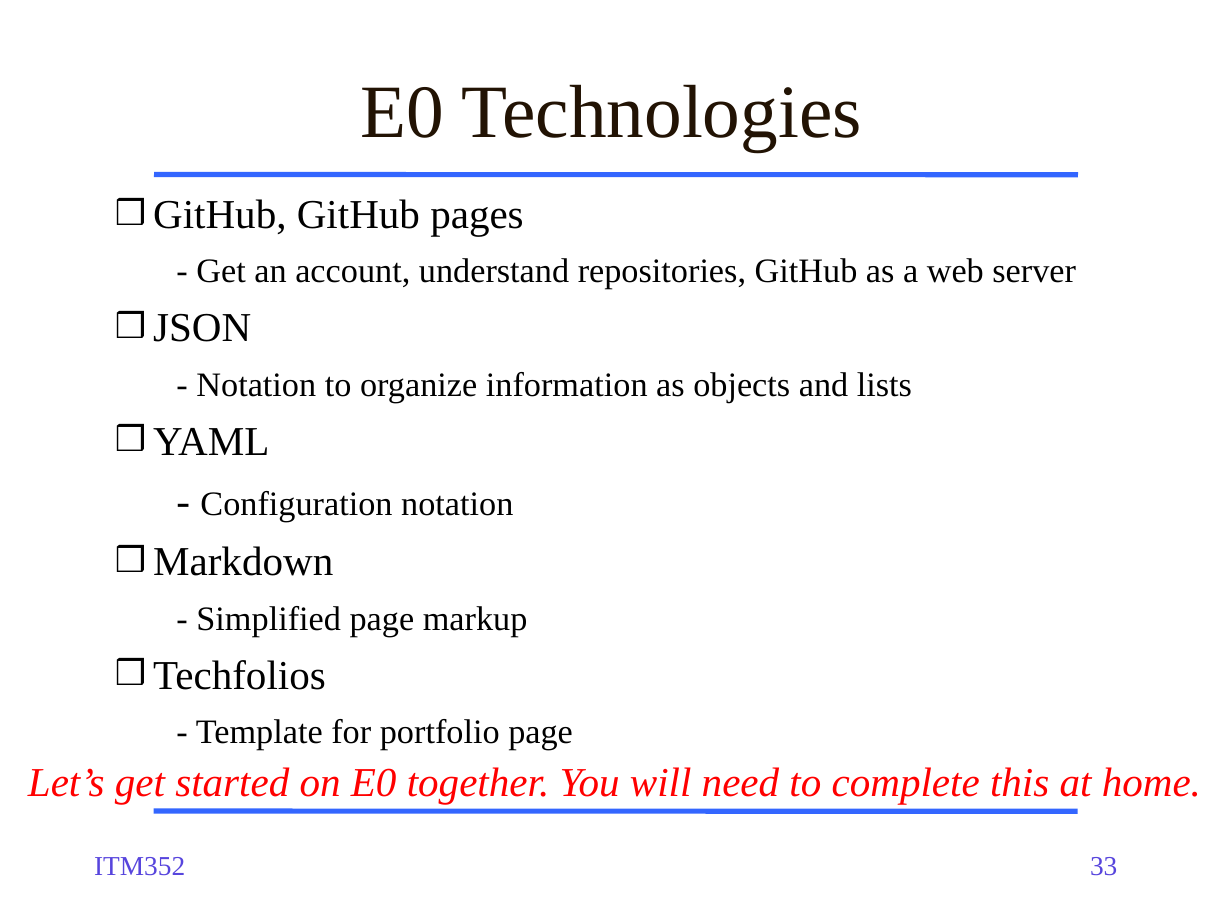
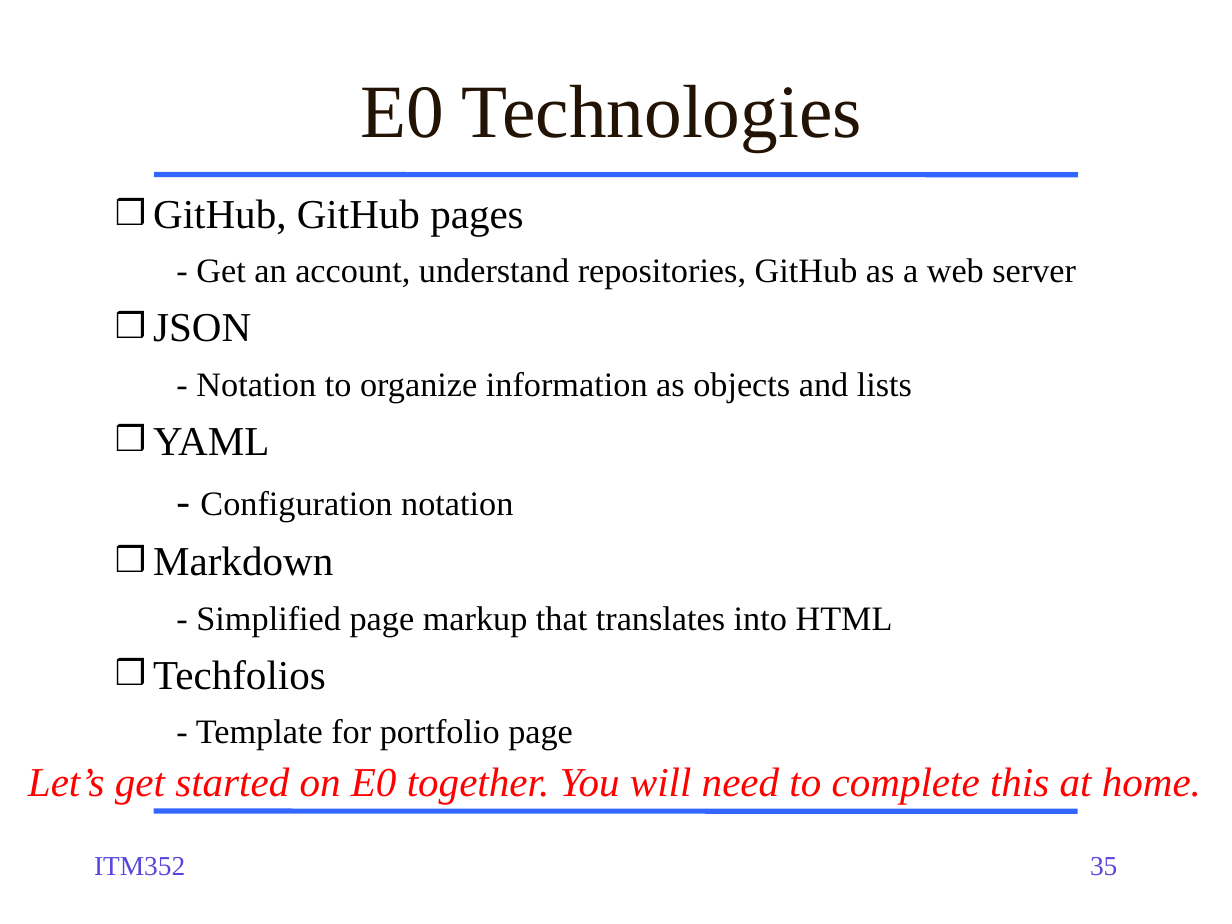
Before and after one commit to dport96/ITM352, a slide deck: slide 35 of morea/010.introduction/ITM352_01_intro.pptx (slide 33 before the commit). Drawn at 1232x924 pixels with LibreOffice and Linux fonts; fonts in the diff are those of the drawing. Boxes give left, top, right and bottom in pixels: in the first picture for what was removed or moved away, otherwise in the second. Text is boxed around its words. In the diff, an @@ line names an element or a change of style, - is before the commit and + after.

```diff
--- a/morea/010.introduction/ITM352_01_intro.pptx
+++ b/morea/010.introduction/ITM352_01_intro.pptx
@@ text at [196,606,893,637]: text changed @@
-    - Simplified page markup
+    - Simplified page markup that translates into HTML
@@ page number at [1090,857,1117,876]: text changed @@
-33
+35
```
Also in this commit, not shown: 2 other slides changed, 2 slides added.
